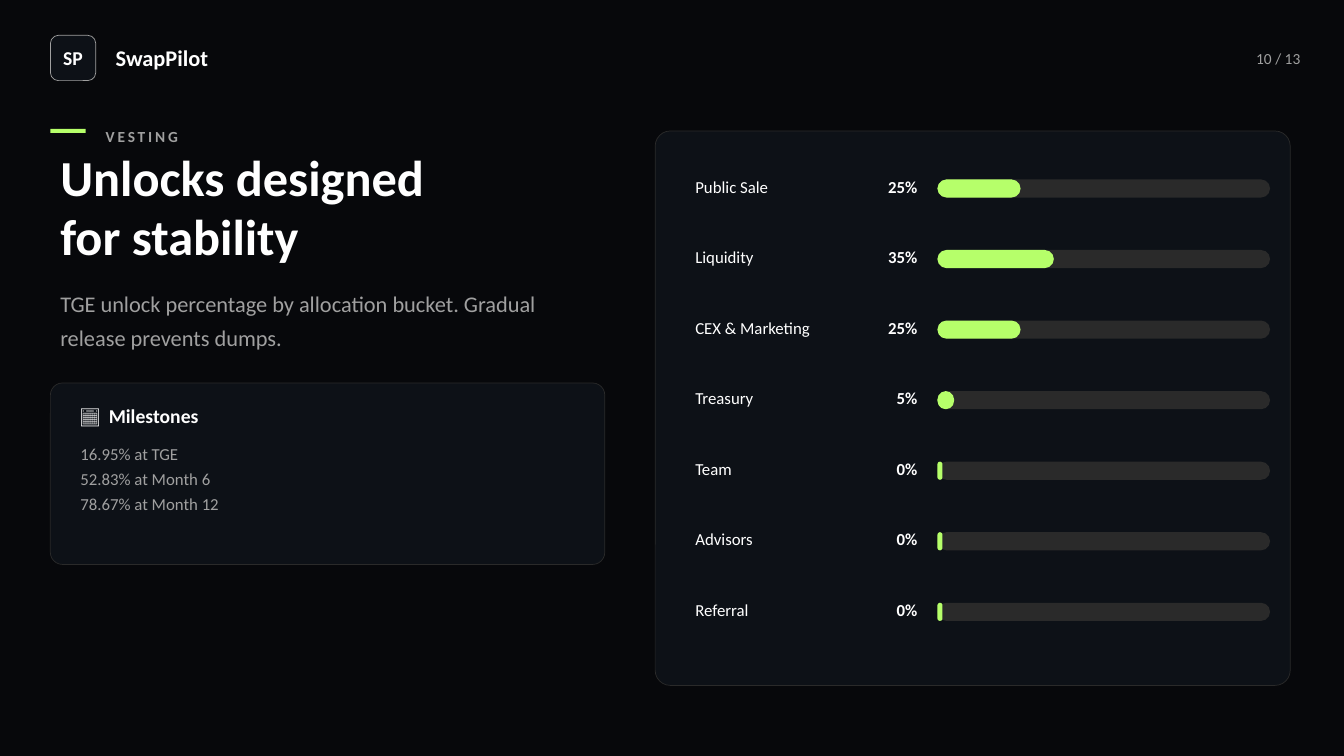
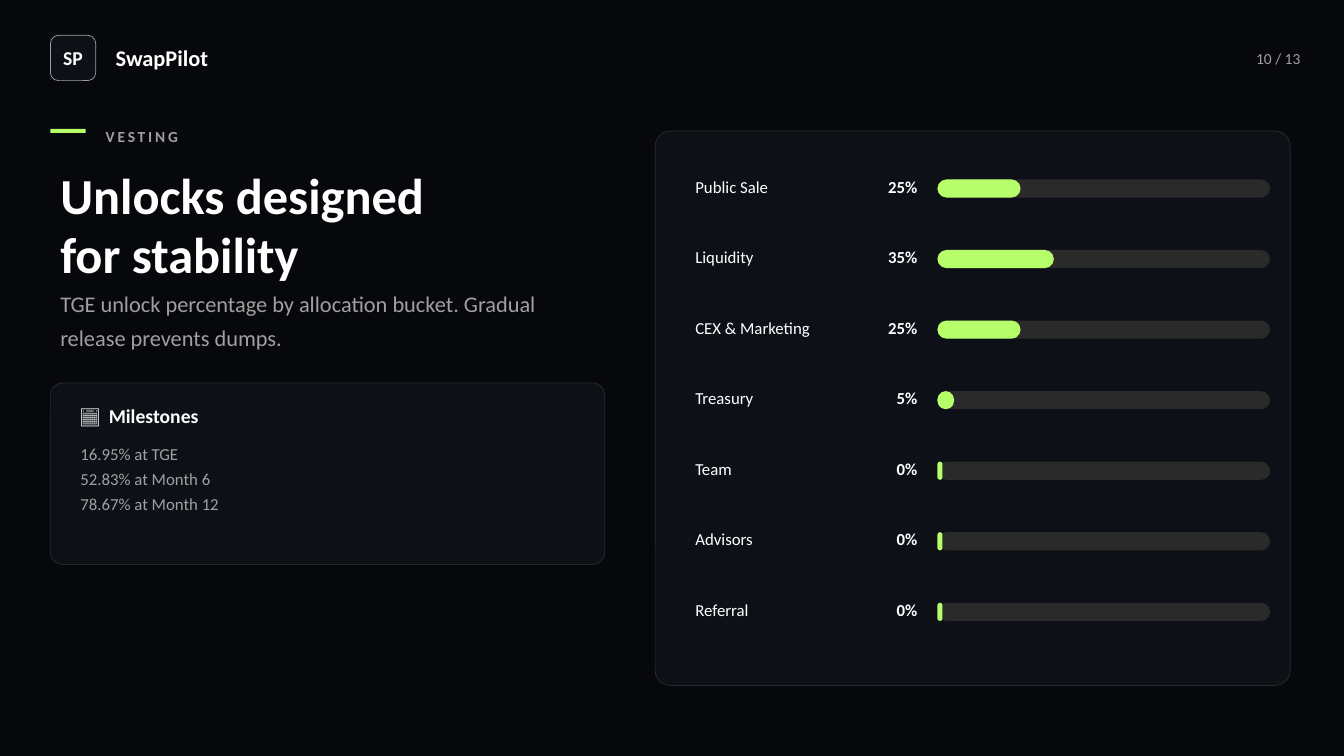
Before and after one commit to BacBacta/SwapPilot, a slide deck: slide 10 of pitch-deck/SwapPilot-Professional-PitchDeck.pptx. Drawn at 1344x756 pixels with LibreOffice and Linux fonts; fonts in the diff are those of the drawing. Boxes give left, top, right and bottom in pixels: in the first picture for what was removed or moved away, otherwise in the second. Text is boxed around its words. In the diff, an @@ line names an element or a change of style, - is before the commit and + after.

Commit message:
fix(pitch-deck): bookmarks + layout fixes + correct allocation chart

```diff
--- a/pitch-deck/SwapPilot-Professional-PitchDeck.pptx
+++ b/pitch-deck/SwapPilot-Professional-PitchDeck.pptx
@@ text "Unlocks designed": place and size @@
-text "Unlocks designed" at [60,160,424,263]
+text "Unlocks designed" at [60,178,424,281]
```
Also in this commit, not shown: 9 other slides changed, 2 other files.
